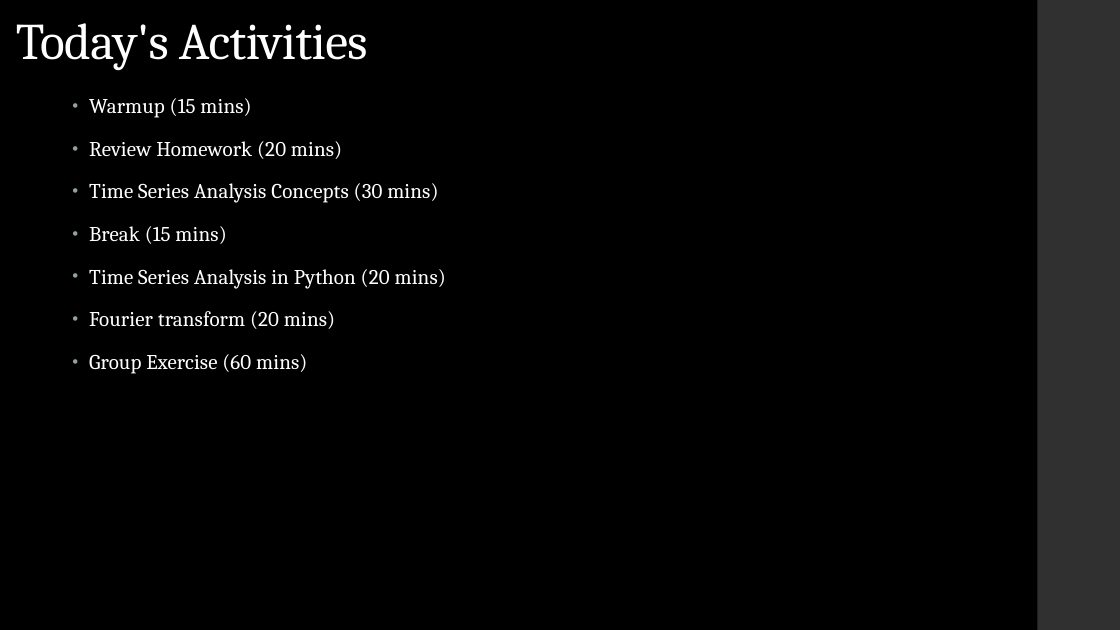
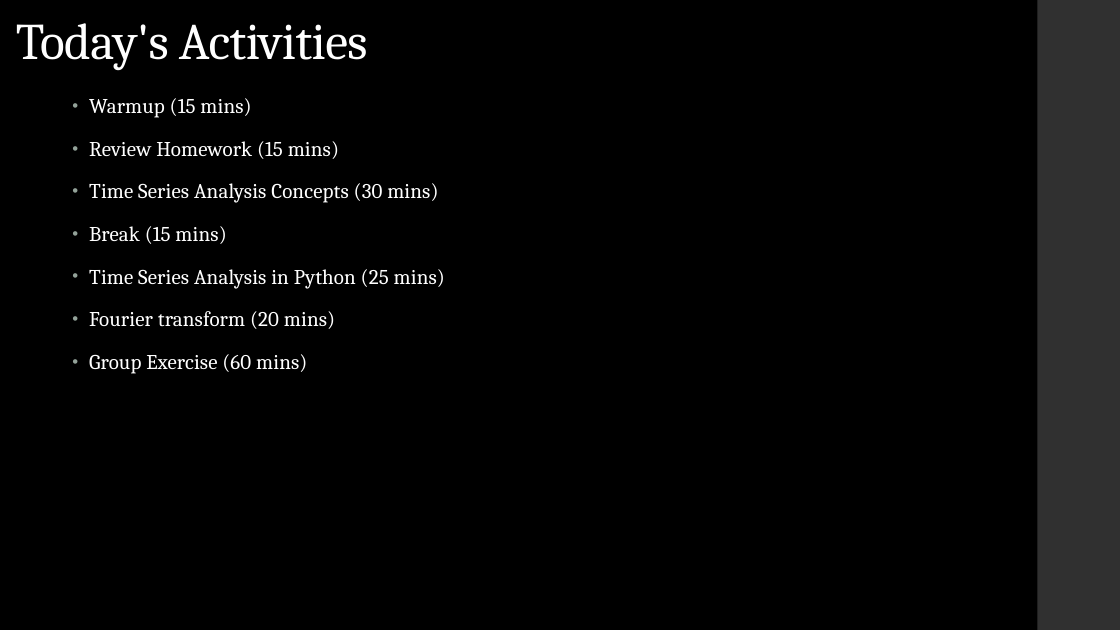
Before and after one commit to LaunchCoderGirlSTL/Data-Science-Assignments, a slide deck: slide 3 of course_material/week_11/week_11_presentation.pptx. Drawn at 1120x630 pixels with LibreOffice and Linux fonts; fonts in the diff are those of the drawing. Boxes give left, top, right and bottom in pixels: in the first picture for what was removed or moved away, otherwise in the second. Text is boxed around its words. In the diff, an @@ line names an element or a change of style, - is before the commit and + after.

```diff
--- a/course_material/week_11/week_11_presentation.pptx
+++ b/course_material/week_11/week_11_presentation.pptx
@@ text at box(89, 141, 339, 159): text changed @@
-• Review Homework (20 mins)
+• Review Homework (15 mins)
@@ text at box(89, 269, 445, 289): text changed @@
-• Time Series Analysis in Python (20 mins)
+• Time Series Analysis in Python (25 mins)
```
Also in this commit, not shown: 1 other slide changed, 1 other file.
